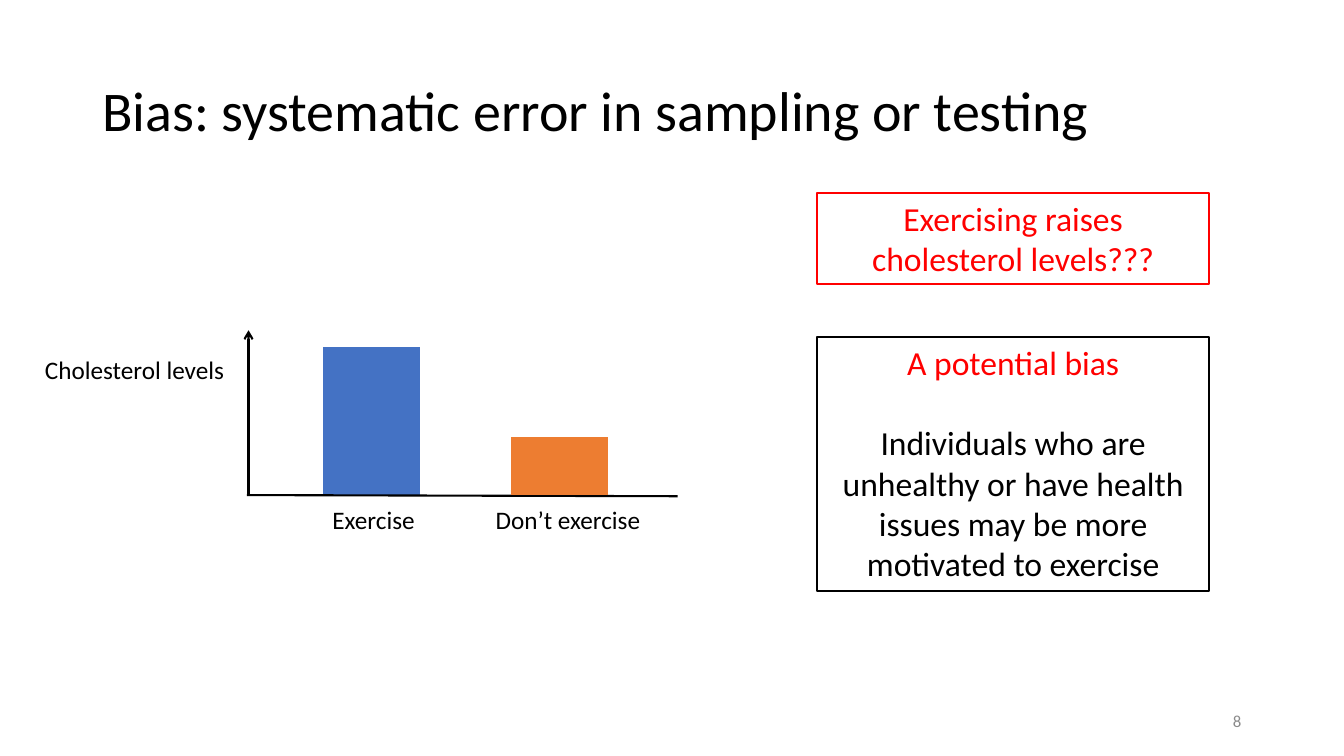
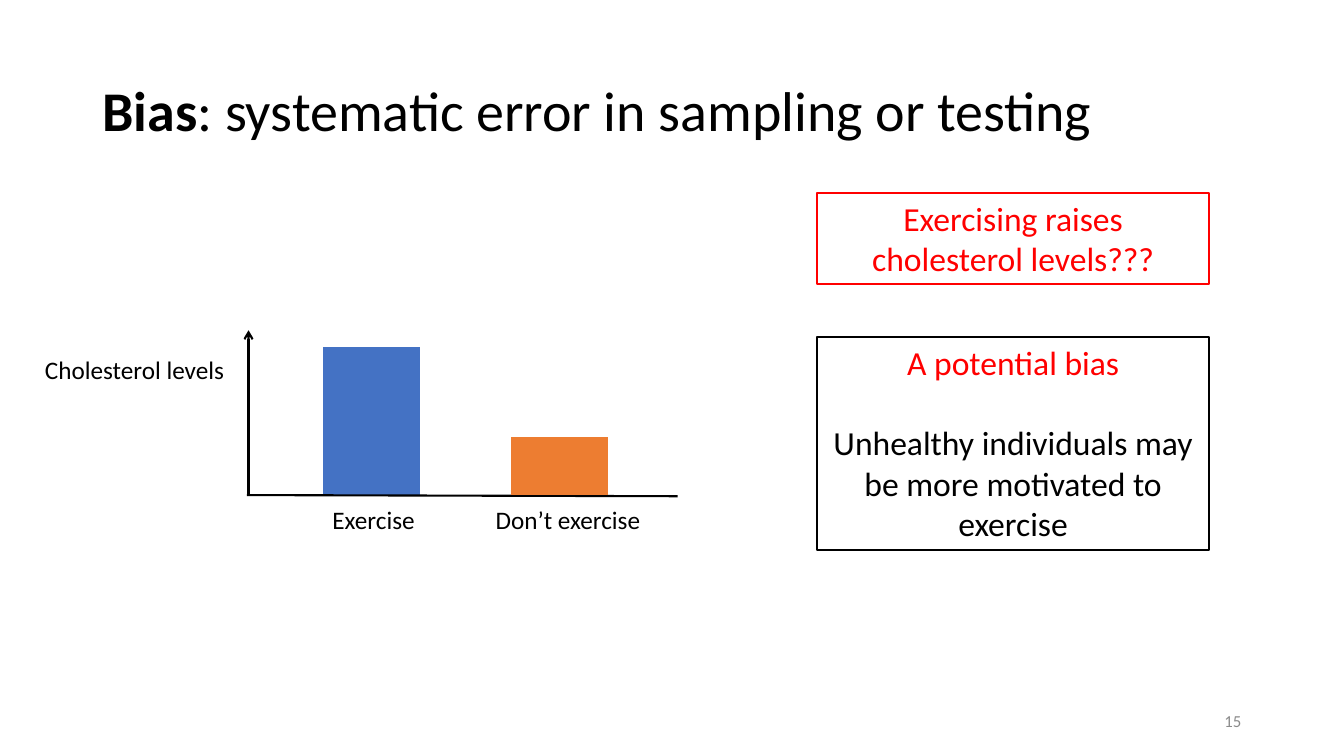
Before and after one commit to thuydtng/Adult-Education, a slide deck: slide 15 of Randomized Control Trial.pptx (slide 8 before the commit). Drawn at 1344x756 pixels with LibreOffice and Linux fonts; fonts in the diff are those of the drawing. Boxes give left, top, right and bottom in pixels: in the first picture for what was removed or moved away, otherwise in the second. Text is boxed around its words. In the diff, an @@ line names an element or a change of style, - is before the commit and + after.

```diff
--- a/Randomized Control Trial.pptx
+++ b/Randomized Control Trial.pptx
@@ title "Bias: systematic error in sampling ..." at (102,91,1091,141): bold on in "Bias:" @@
@@ rectangle "A potential bias": place and size @@
-rectangle "A potential bias" at (817,337,1210,591)
+rectangle "A potential bias" at (817,337,1210,551)
@@ text in rectangle at (833,431,1193,537): text changed @@
-Individuals who are unhealthy or have health issues may be more motivated to exercise
+Unhealthy individuals may be more motivated to exercise
@@ page number at (1224,716,1241,727): text changed @@
-8
+15
```
Also in this commit, not shown: 15 other slides changed, 8 slides added, 1 other file.
